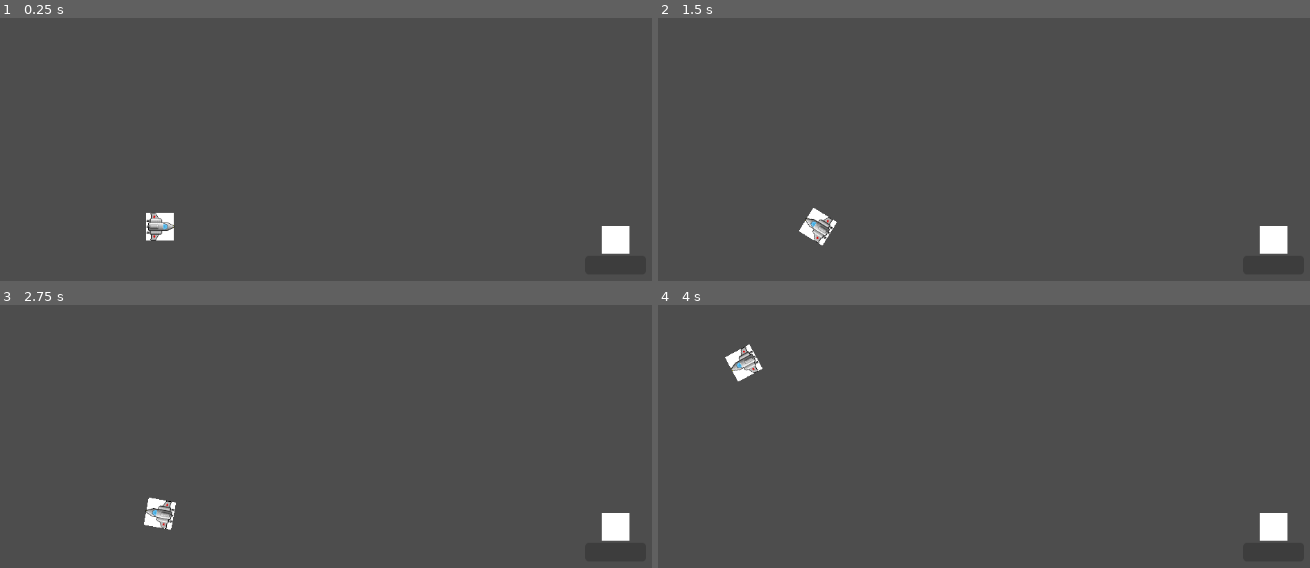
Above: before the commit, frames 1-4 (two rows, left to right).
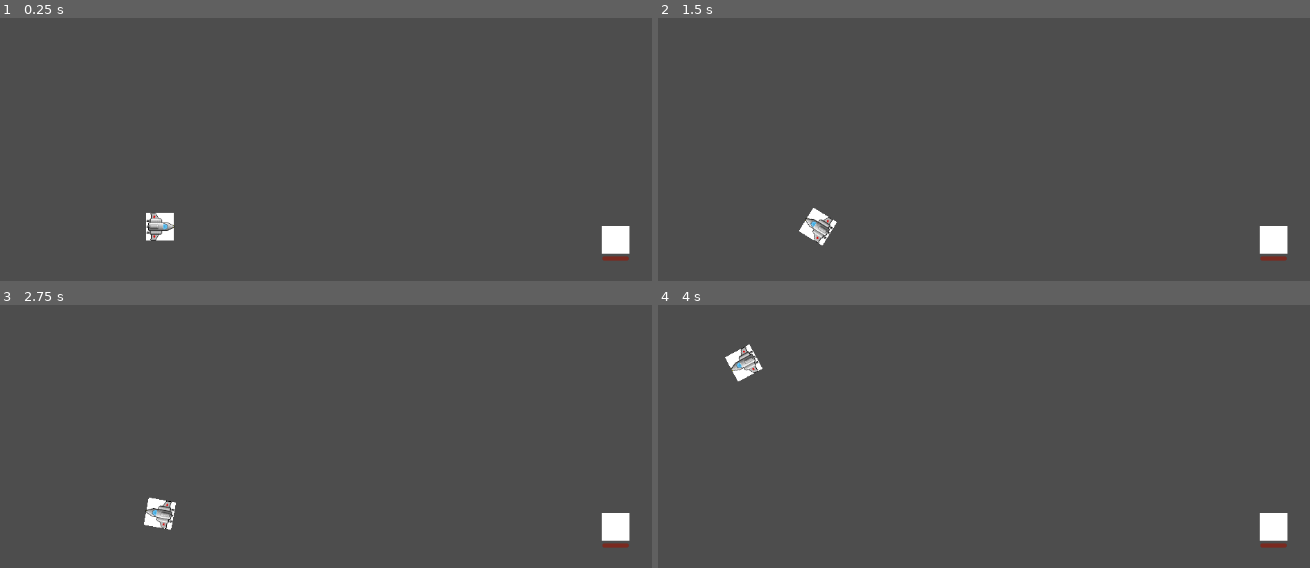
Above: after the commit, the same moments.

Repository: GreatSandwiches/Orbital-Obliteration
Game: Godot game, scene res://Scenes/level.tscn
The game is run twice, just before and just after one commit, with the same random seed, the same clock (stepped at 60 frames per second) and the same inputs.
Inputs:
- Up to frame 1 (0.25 s): no input
- Up to frame 2 (1.5 s): tap Enter at 0.5 s; hold Right (ui_right) 0.53-1.28 s; hold Left (ui_left) from 1.28 s (still down)
- Up to frame 3 (2.75 s): release Left (ui_left) at 2.03 s; hold Right (ui_right) from 2.03 s (still down)
- Up to frame 4 (4 s): release Right (ui_right) at 2.78 s; hold Up (ui_up) 2.78-3.53 s; hold Left (ui_left) from 3.53 s (still down)

The runs differ from the first frame. In frame 1, less than 0.1% of the frame differs, in the area x 92-97%, y 90-93%; in frame 2, less than 0.1%; in frame 3, less than 0.1%; in frame 4, less than 0.1%.

Commit message:
Modifying health bar visuals

Diff:
--- a/Scenes/player2.tscn
+++ b/Scenes/player2.tscn
@@ -26,6 +26,7 @@
 [node name="Timer" type="Timer" parent="."]
 
 [node name="ProjectileSpawn" type="Node2D" parent="."]
+position = Vector2(54, 0)
 
 [node name="Area2D" type="Area2D" parent="."]
 
@@ -34,10 +35,11 @@
 shape = SubResource("RectangleShape2D_wo4as")
 
 [node name="HBar" type="ProgressBar" parent="."]
-offset_left = -44.0
-offset_top = 24.0
-offset_right = 44.0
-offset_bottom = 51.0
+modulate = Color(0.847059, 0.0941176, 0, 1)
+offset_left = -19.0
+offset_top = 25.0
+offset_right = 19.0
+offset_bottom = 31.0
 show_percentage = false
 
 [connection signal="area_entered" from="Area2D" to="." method="_on_area_2d_area_entered"]
--- a/Scripts/player2.gd
+++ b/Scripts/player2.gd
@@ -12,6 +12,7 @@
 var health = 100
 
 func _ready():
+	update_health_bar()
 	$Timer.wait_time = shoot_cooldown
 	$Timer.one_shot = true
 	$Timer.connect("timeout", Callable(self, "_on_timer_timeout"))
@@ -19,7 +20,7 @@
 
 func _on_area_2d_area_entered(area):
 	if area.is_in_group("bullets"):
-		take_damage(10)
+		take_damage(20)
 
 func take_damage(amount):
 	health -= amount
